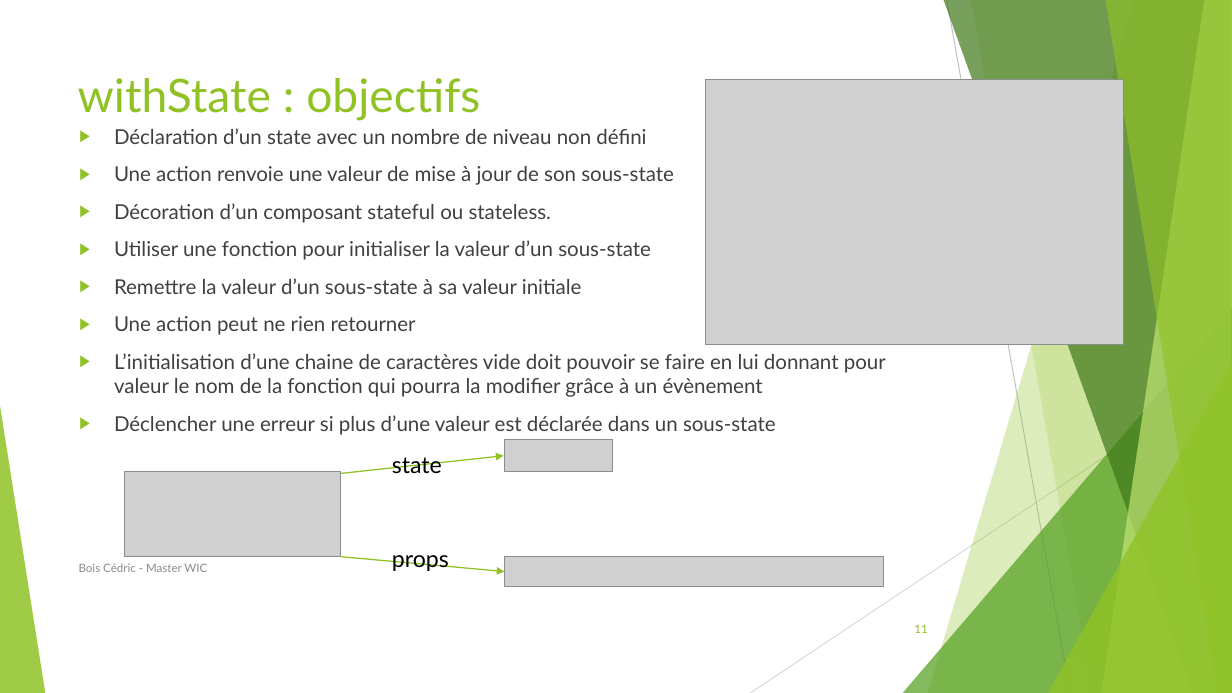
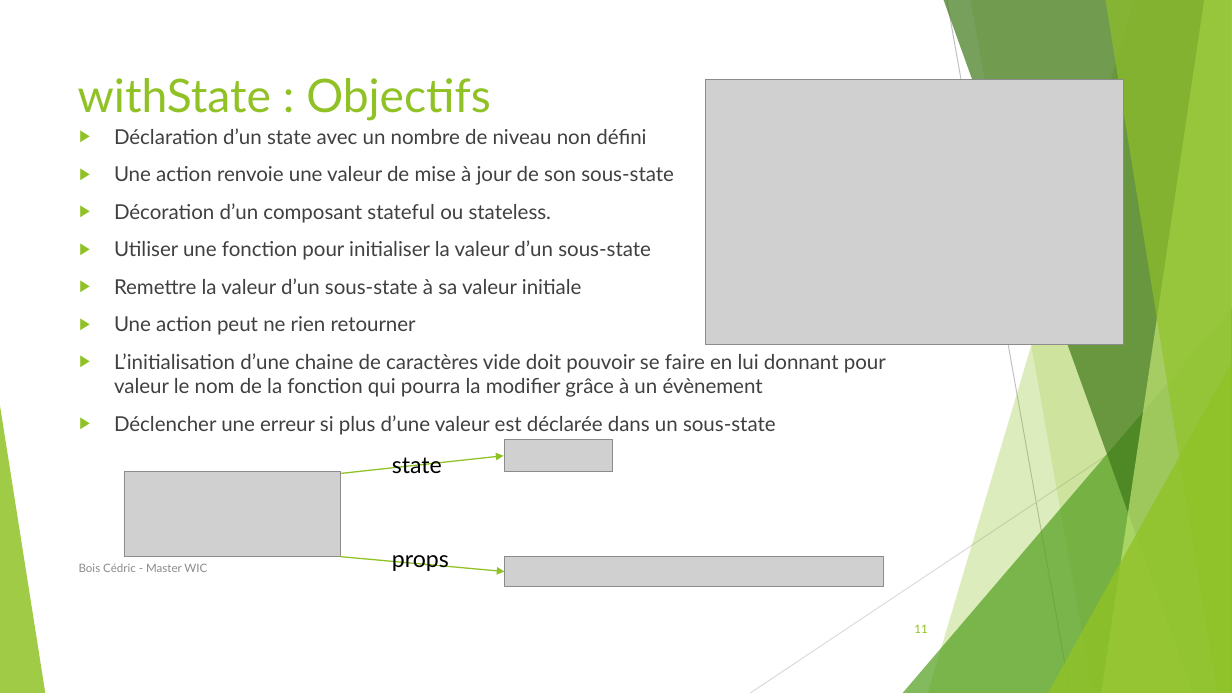
Before and after one commit to BCedric/journalStage, a slide deck: slide 11 of soutenance.pptx. Drawn at 1232x693 pixels with LibreOffice and Linux fonts; fonts in the diff are those of the drawing; grey boxes stand for pictures. Boxes give left, top, right and bottom in pixels: in the first picture for what was removed or moved away, otherwise in the second. Text is boxed around its words. In the diff, an @@ line names an element or a change of style, - is before the commit and + after.

Commit message:
Avant suppression withState

```diff
--- a/soutenance.pptx
+++ b/soutenance.pptx
@@ title at (78, 78, 491, 121): text changed @@
-withState : objectifs
+withState : Objectifs
```
Also in this commit, not shown: 13 other slides changed, 17 slides added.
